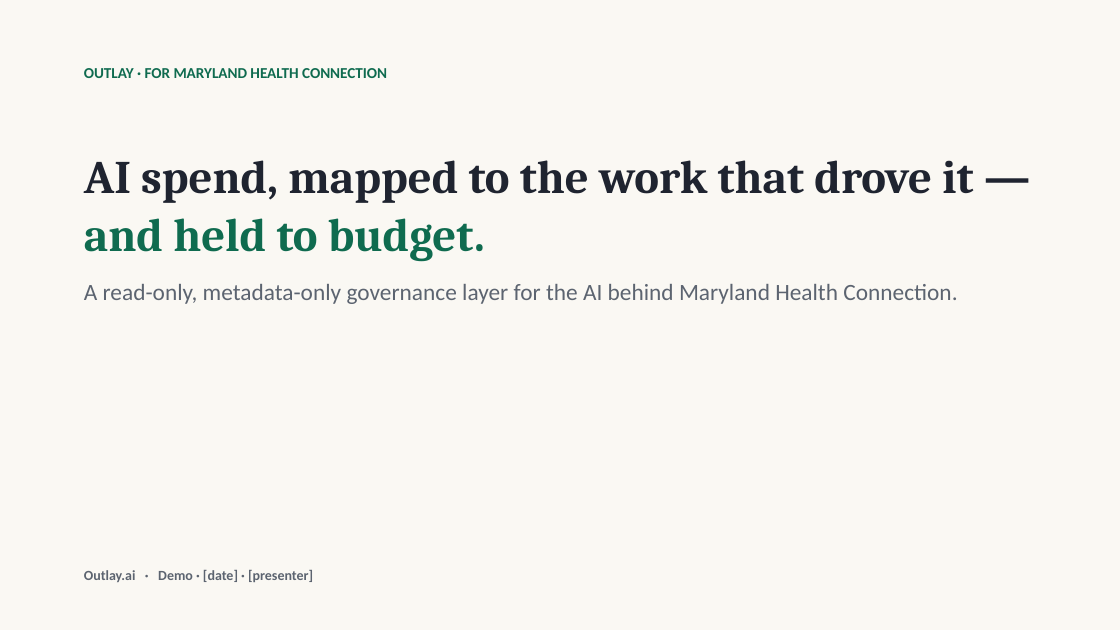
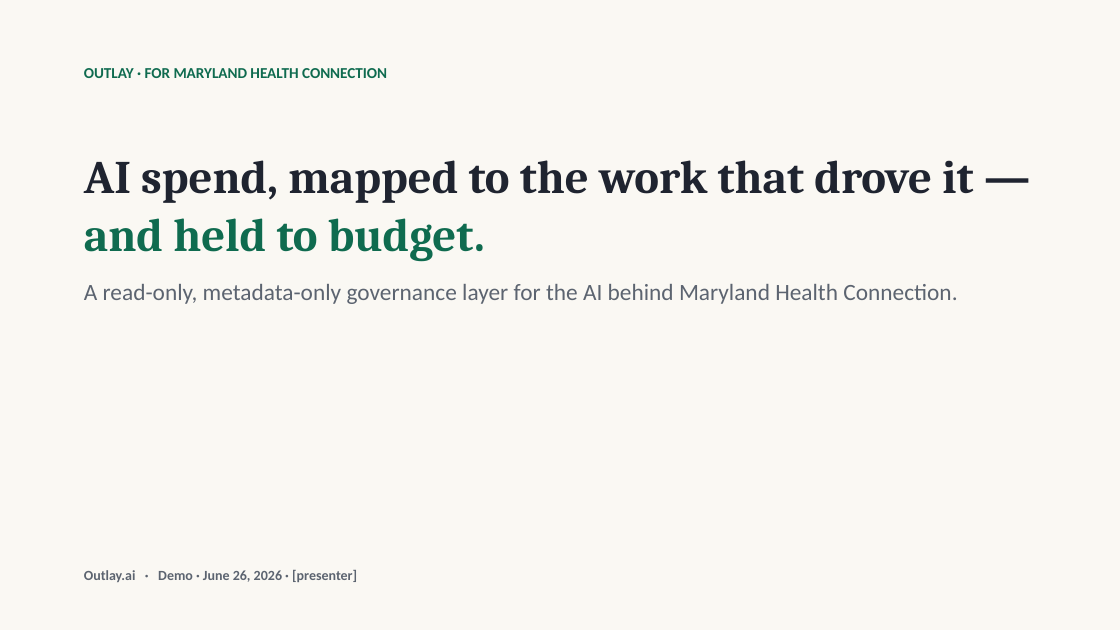
Before and after one commit to krethikram-sudo/options-bot, a slide deck: slide 1 of docs/mhbe-demo-deck.pptx. Drawn at 1120x630 pixels with LibreOffice and Linux fonts; fonts in the diff are those of the drawing. Boxes give left, top, right and bottom in pixels: in the first picture for what was removed or moved away, otherwise in the second. Text is boxed around its words. In the diff, an @@ line names an element or a change of style, - is before the commit and + after.

```diff
--- a/docs/mhbe-demo-deck.pptx
+++ b/docs/mhbe-demo-deck.pptx
@@ text at bbox=[84, 570, 357, 582]: text changed @@
-Outlay.ai · Demo · [date] · [presenter]
+Outlay.ai · Demo · June 26, 2026 · [presenter]
```
Also in this commit, not shown: 5 other slides changed, 9 other files.
